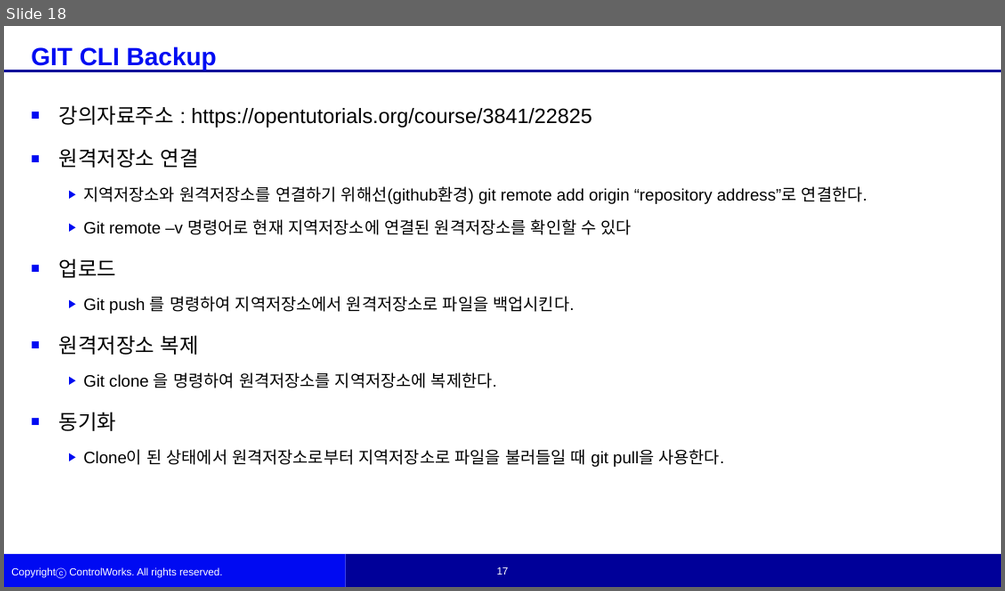
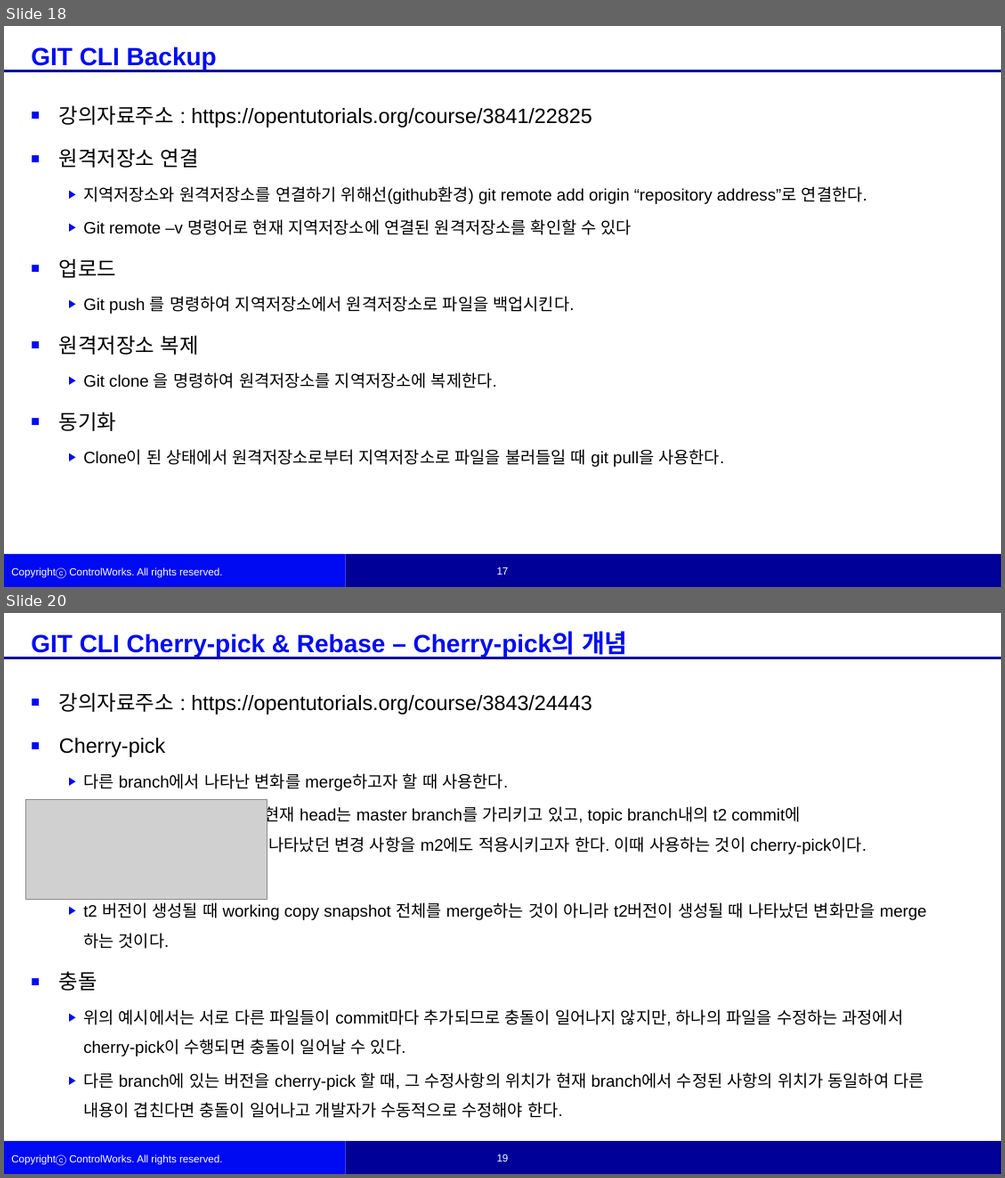
Before and after one commit to woojinKwon/kwj6355, a slide deck: 권우진 학생 자료.pptx. Shown one above the other, each under a label of ours: slide 18 before the commit, slides 18 and 20 after it; the slides between them are not shown. The pictures are 1005x591 and 1005x1178 pixels, drawn with LibreOffice and Linux fonts; fonts in the diff are those of the drawing; grey boxes stand for pictures; background and template pictures are left out. Boxes give left, top, right and bottom in pixels: in the first picture for what was removed or moved away, otherwise in the second. Text is boxed around its words. In the diff, an @@ line names an element or a change of style, - is before the commit and + after.

```diff
--- a/권우진 학생 자료.pptx
+++ b/권우진 학생 자료.pptx
@@ slide 20 added at (4, 613, 1001, 1174), background #FFFFFF; not listed: 6 template elements that a slide beside it also shows @@
@@ text added at (31, 631, 628, 659), 24 pt, text #000CF2, bold @@
+GIT CLI Cherry-pick & Rebase – Cherry-pick의 개념
@@ text added at (59, 692, 923, 1118), 16 pt, text #000000 @@
+■ 강의자료주소 : https://opentutorials.org/course/3843/24443
+■ Cherry-pick
+  ▶ 다른 branch에서 나타난 변화를 merge하고자 할 때 사용한다.
+  ▶ 현재 head는 master branch를 가리키고 있고, topic branch내의 t2 commit에
+    나타났던 변경 사항을 m2에도 적용시키고자 한다. 이때 사용하는 것이 cherry-pick이다.
+  ▶ t2 버전이 생성될 때 working copy snapshot 전체를 merge하는 것이 아니라 t2버전이 생성될 때 나타났던 변화만을 merge하는 것이다.
+■ 충돌
+  ▶ 위의 예시에서는 서로 다른 파일들이 commit마다 추가되므로 충돌이 일어나지 않지만, 하나의 파일을 수정하는 과정에서 cherry-pick이 수행되면 충돌이 일어날 수 있다.
+  ▶ 다른 branch에 있는 버전을 cherry-pick 할 때, 그 수정사항의 위치가 현재 branch에서 수정된 사항의 위치가 동일하여 다른 내용이 겹친다면 충돌이 일어나고 개발자가 수동적으로 수정해야 한다.
@@ picture added at (25, 799, 267, 900) @@
```
Also in this commit, not shown: 1 slide changed, 1 other slide added.
